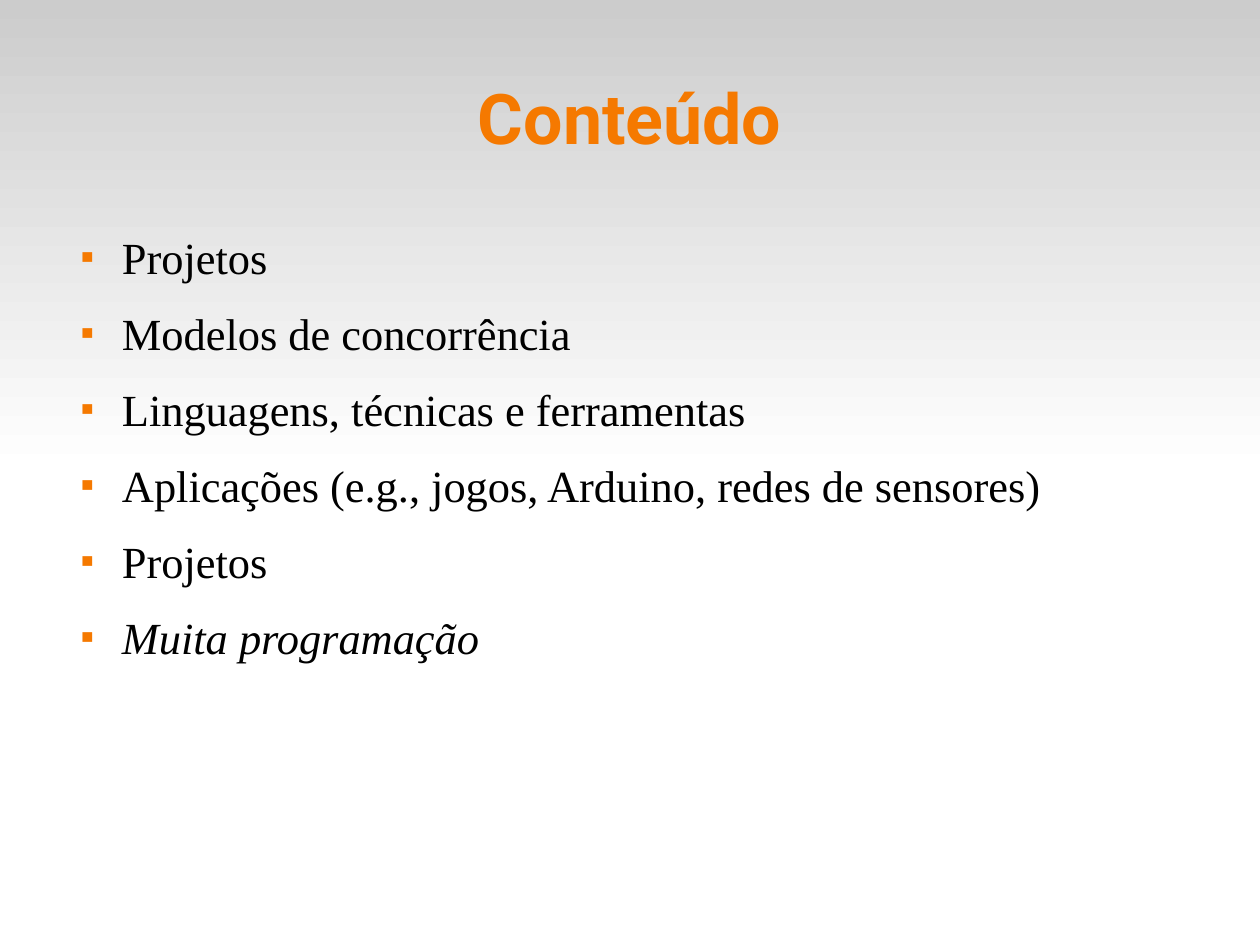
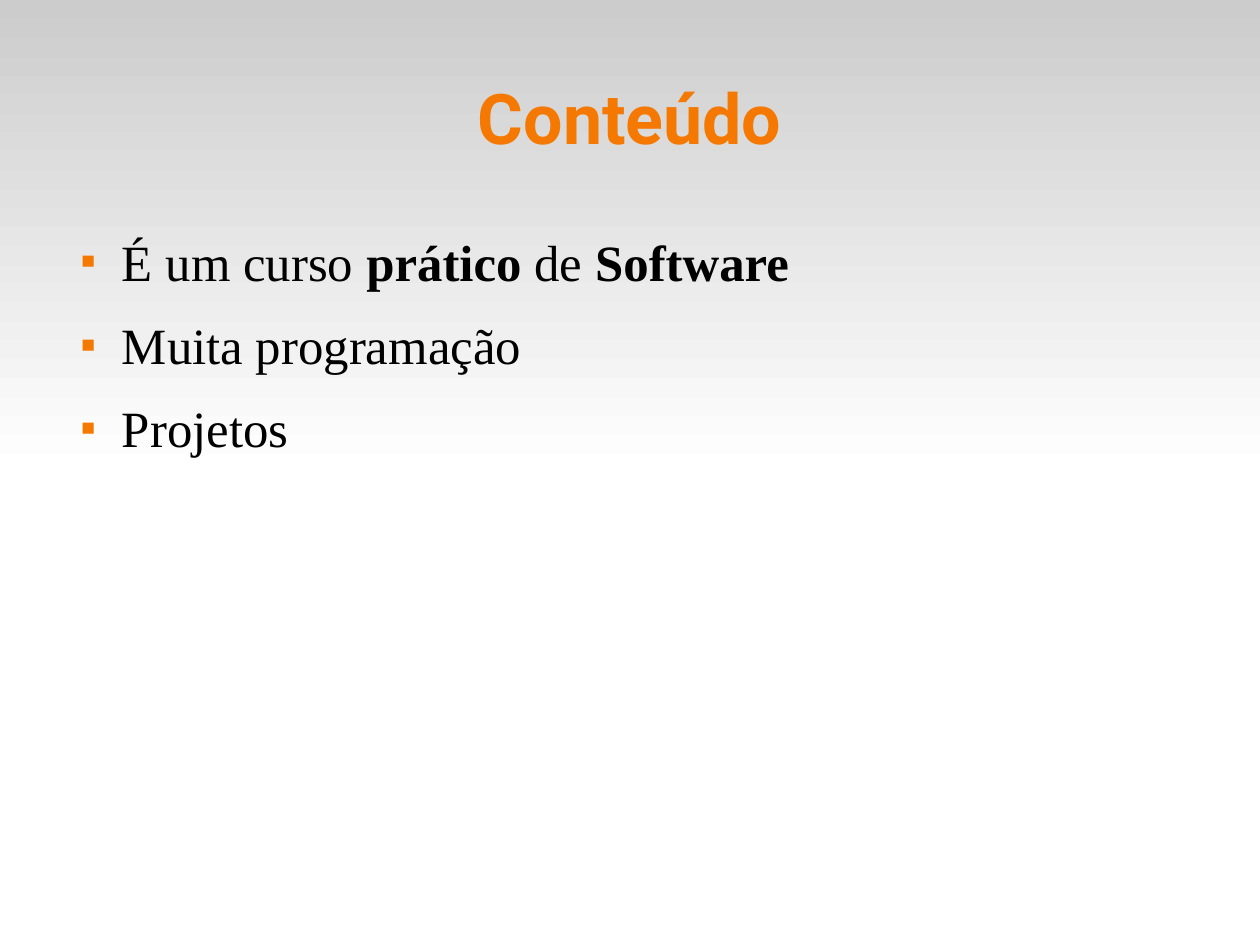
Before and after one commit to fsantanna-uerj/SE, a slide deck: slide 4 of Slides/se-00-intro.odp (slide 3 before the commit). Drawn at 1260x945 pixels with LibreOffice and Linux fonts; fonts in the diff are those of the drawing. Boxes give left, top, right and bottom in pixels: in the first picture for what was removed or moved away, otherwise in the second. Text is boxed around its words. In the diff, an @@ line names an element or a change of style, - is before the commit and + after.

```diff
--- a/Slides/se-00-intro.odp
+++ b/Slides/se-00-intro.odp
@@ text at (122, 241, 789, 374): paragraphs added @@
+■ É um curso prático de Software
+■ Muita programação
@@ text at (122, 319, 1040, 662): paragraphs removed @@
-■ Modelos de concorrência
-■ Linguagens, técnicas e ferramentas
-■ Aplicações (e.g., jogos, Arduino, redes de sensores)
-■ Projetos
-■ Muita programação
@@ text at (122, 413, 288, 458): size 28 to 32 pt in "Projetos" @@
```
Also in this commit, not shown: 5 other slides changed, 2 slides added, 1 slide removed.
